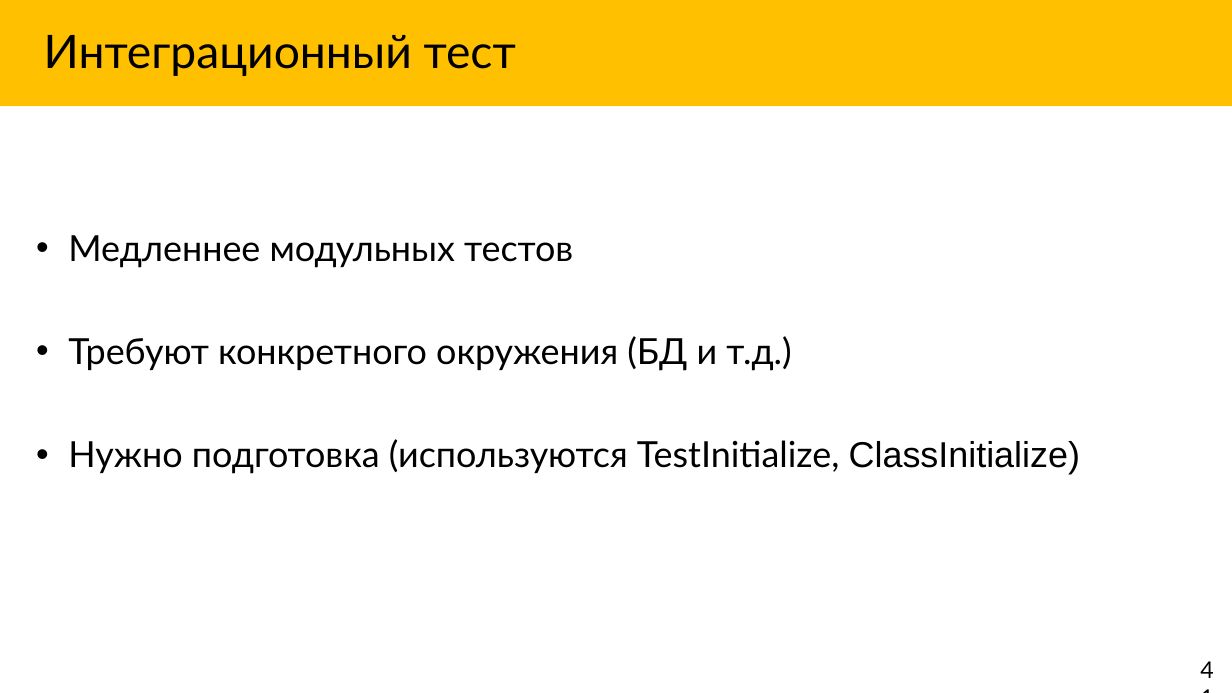
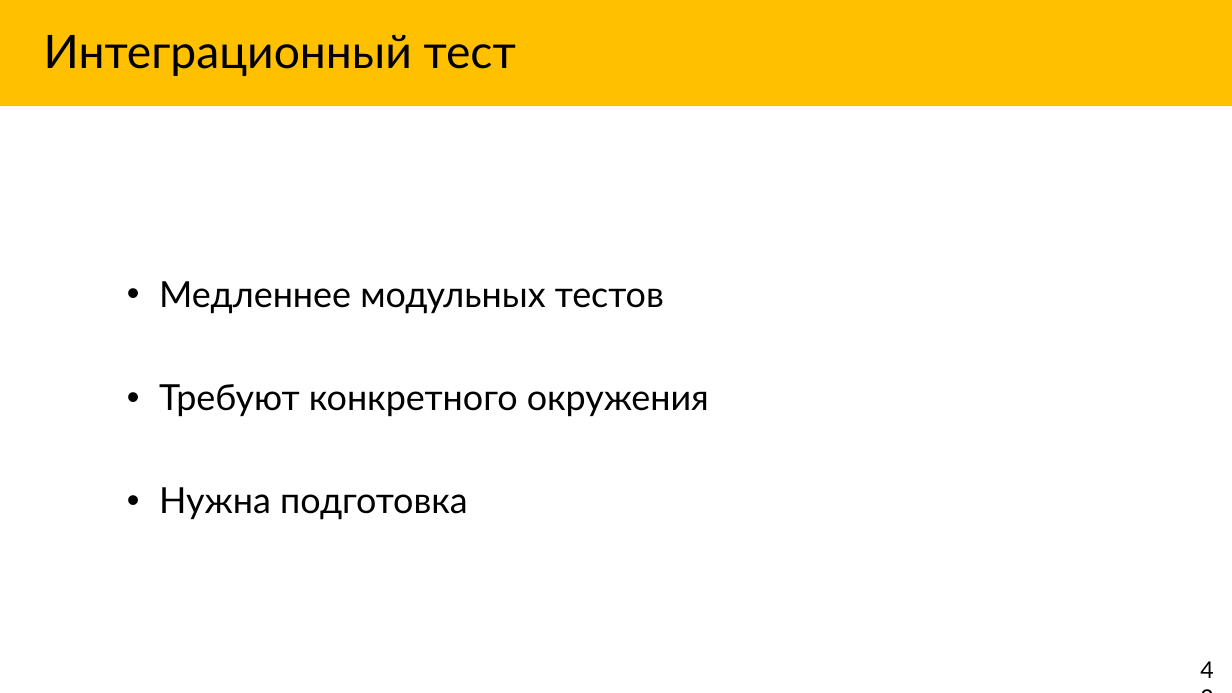
Before and after one commit to Markeli/BugsStrikesBack, a slide deck: slide 42 of docs/Markelow.UnitTests.pptx. Drawn at 1232x693 pixels with LibreOffice and Linux fonts; fonts in the diff are those of the drawing. Boxes give left, top, right and bottom in pixels: in the first picture for what was removed or moved away, otherwise in the second. Text is boxed around its words. In the diff, an @@ line names an element or a change of style, - is before the commit and + after.

```diff
--- a/docs/Markelow.UnitTests.pptx
+++ b/docs/Markelow.UnitTests.pptx
@@ text "Медленнее модульных тестов": place and size @@
-text "Медленнее модульных тестов" at [68,235,1080,474]
+text "Медленнее модульных тестов" at [159,281,709,520]
@@ text at [159,384,709,520]: text changed @@
-• Требуют конкретного окружения (БД и т.д.)
-• Нужно подготовка (используются TestInitialize, ClassInitialize)
+• Требуют конкретного окружения
+• Нужна подготовка
```
Also in this commit, not shown: 26 other slides changed, 7 slides added, 3 slides removed, 10 other files.
